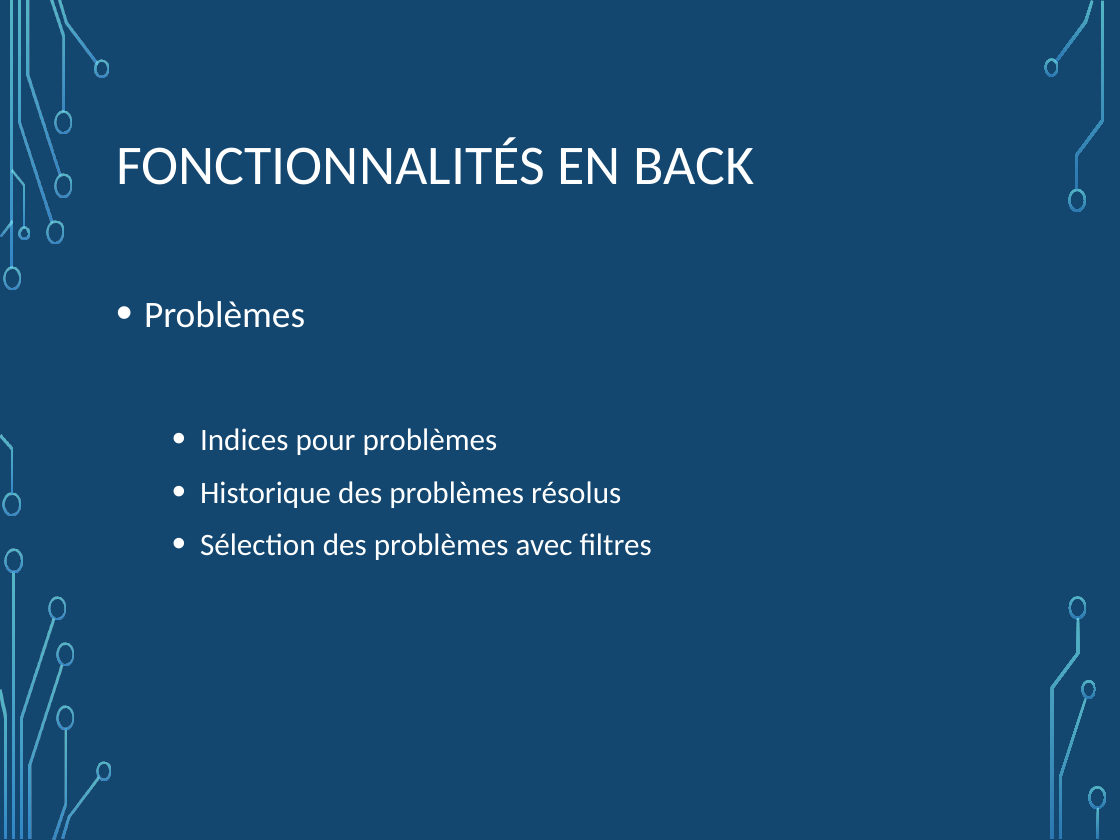
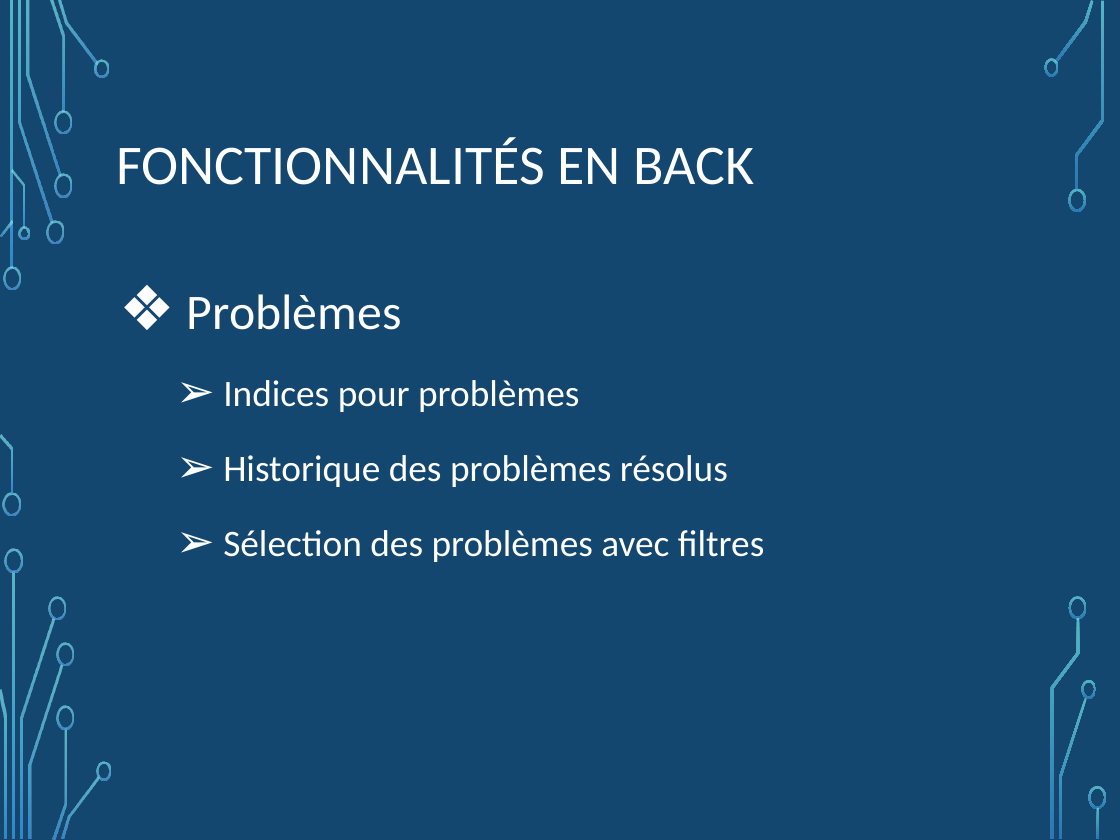
Before and after one commit to NicoPerret/projet-echec, a slide deck: slide 11 of Diapo présentation projet.pptx. Drawn at 1120x840 pixels with LibreOffice and Linux fonts; fonts in the diff are those of the drawing; background and template pictures are left out. Boxes give left, top, right and bottom in pixels: in the first picture for what was removed or moved away, otherwise in the second. Text is boxed around its words. In the diff, an @@ line names an element or a change of style, - is before the commit and + after.

```diff
--- a/Diapo présentation projet.pptx
+++ b/Diapo présentation projet.pptx
@@ text "Problèmes": place and size @@
-text "Problèmes" at (144, 301, 652, 560)
+text "Problèmes" at (187, 294, 764, 562)
@@ text "Problèmes" at (187, 294, 764, 562): size 24 to 32 pt in "Problèmes"; size 20 to 24 pt; bullet • to ❖; bullet • to ➢; line spacing 1.2 to 1.5 @@
```
Also in this commit, not shown: 13 other slides changed.
